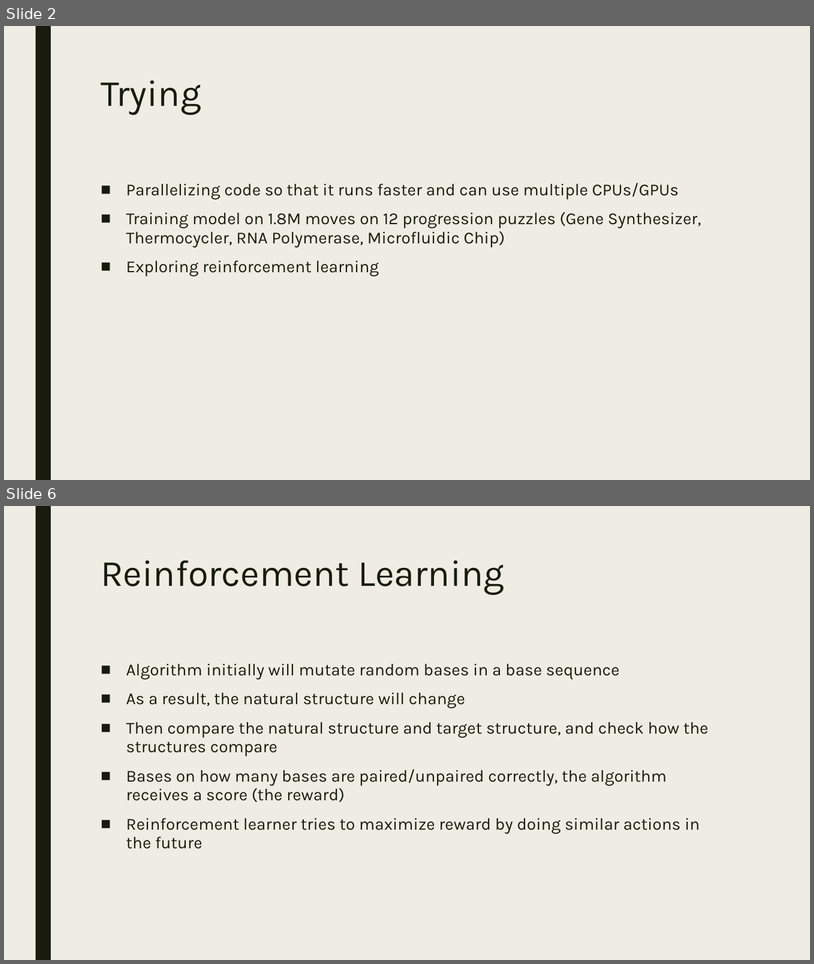
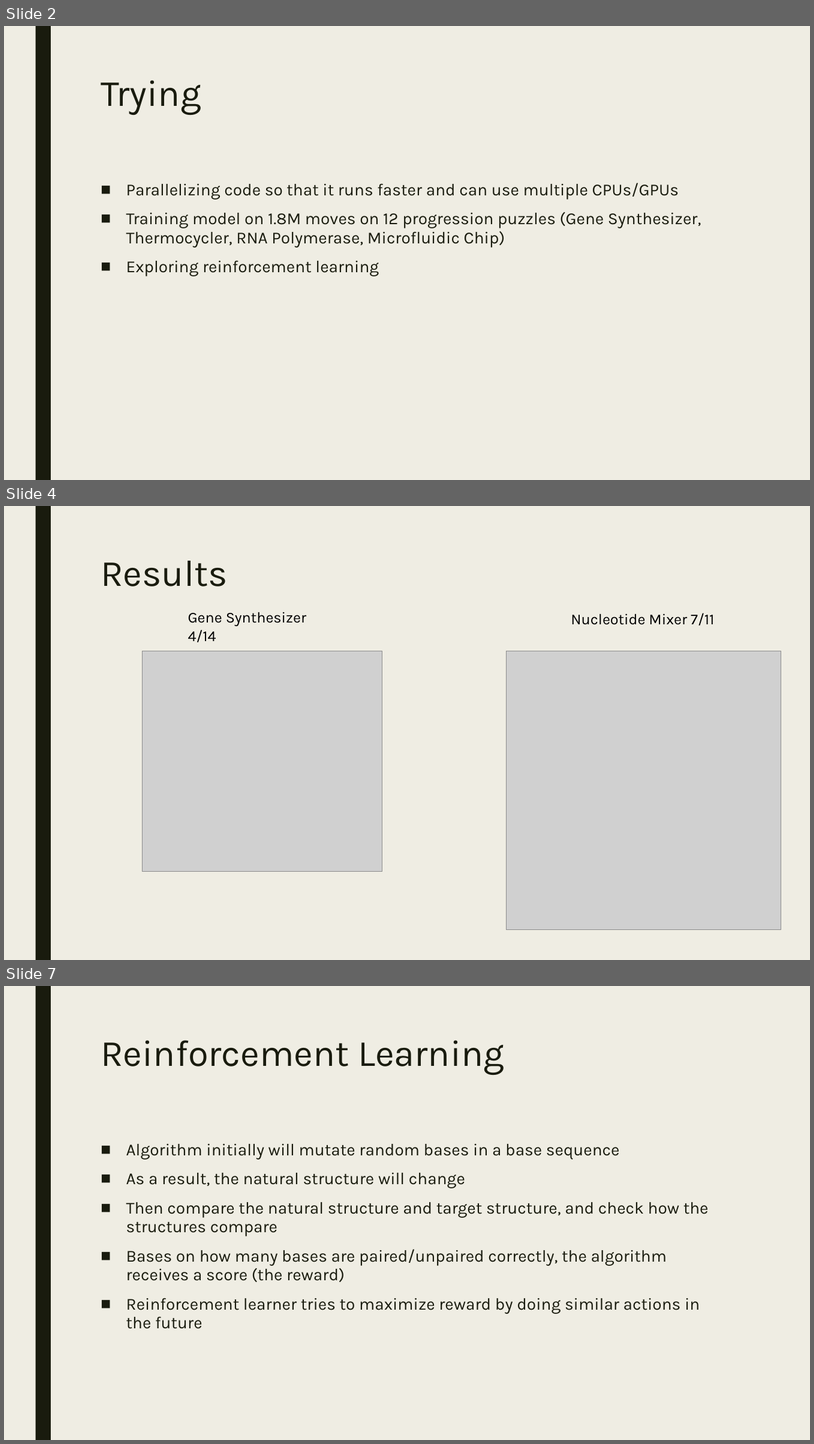
Before and after one commit to eternagame/EternaBrain, a slide deck: updates/7-13-17.pptx. Shown one above the other, each under a label of ours: slides 2 and 6 before the commit, slides 2, 4 and 7 after it; the slides between them are not shown. The pictures are 814x964 and 814x1444 pixels, drawn with LibreOffice and Linux fonts; fonts in the diff are those of the drawing; grey boxes stand for pictures. Boxes give left, top, right and bottom in pixels: in the first picture for what was removed or moved away, otherwise in the second. Text is boxed around its words. In the diff, an @@ line names an element or a change of style, - is before the commit and + after.

Commit message:
Add results for 7/13

```diff
--- a/updates/7-13-17.pptx
+++ b/updates/7-13-17.pptx
@@ slide 4 added at (4, 506, 810, 960), background #EFEDE3; not listed: 1 template element that a slide beside it also shows @@
@@ title added at (101, 561, 228, 586), 44 pt, text #191B0E @@
+Results
@@ text added at (188, 612, 306, 642), 18 pt, text #000000 @@
+Gene Synthesizer 4/14
@@ text added at (571, 613, 714, 625), 18 pt, text #000000 @@
+Nucleotide Mixer 7/11
@@ picture added at (143, 651, 383, 871) @@
@@ picture added at (507, 651, 782, 930) @@
@@ what was slide 6 is now slide 7 @@
```
Also in this commit, not shown: 2 slides changed, 1 other slide added, 1 slide removed.
